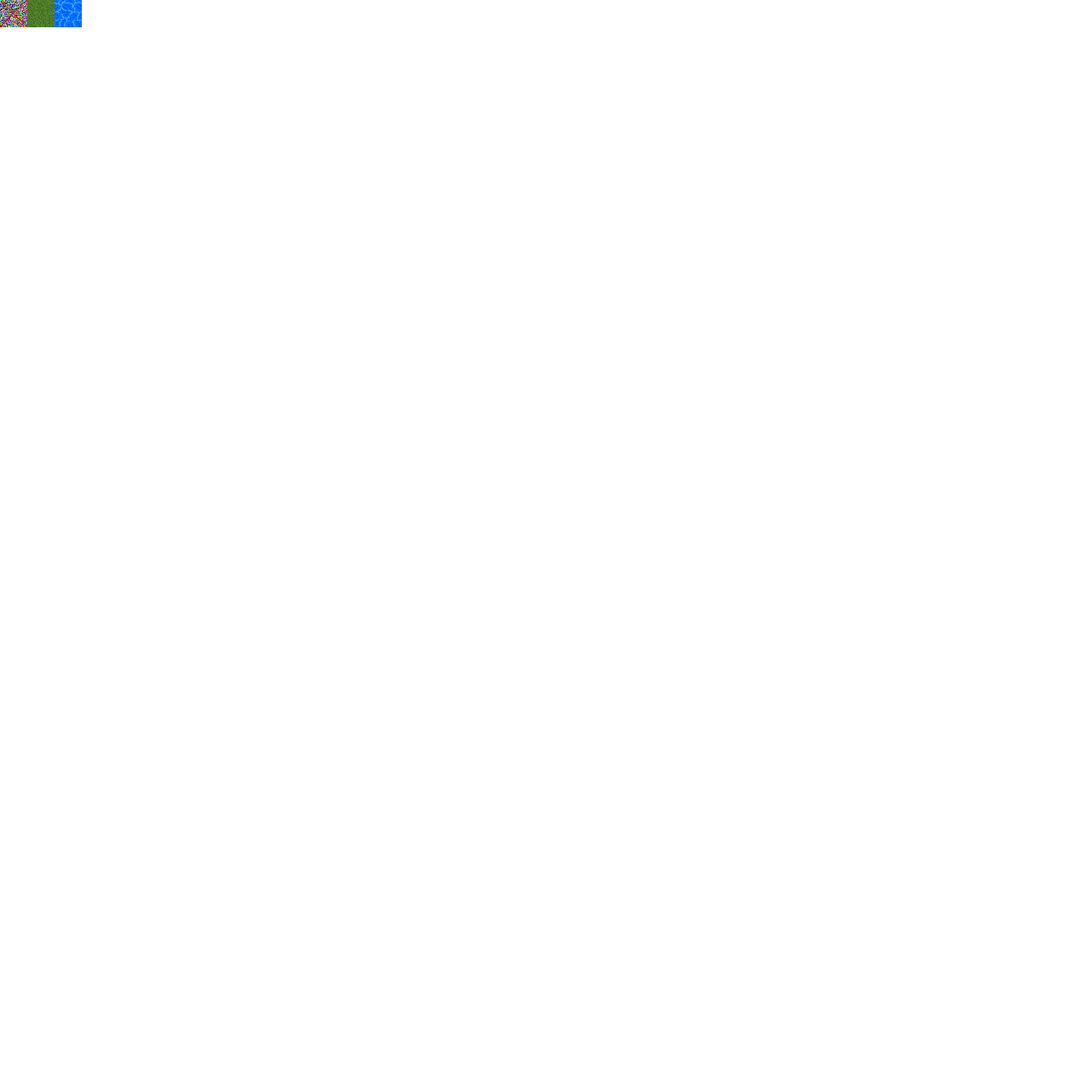
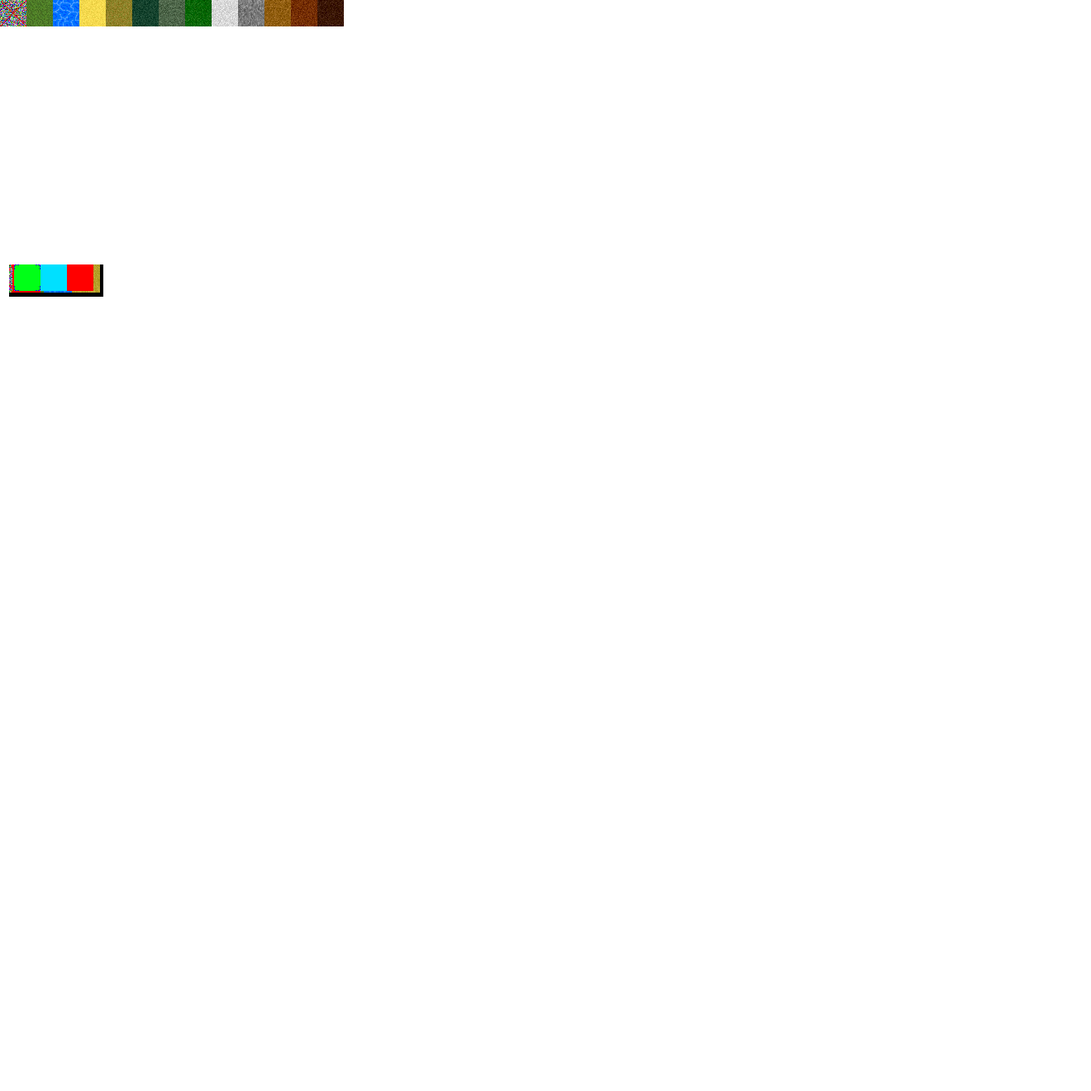
The second w=1091, h=1091 image is a revision of the first. Changes to its layers:
painted on "Hintergrund" over (0, 0, 344, 297)
